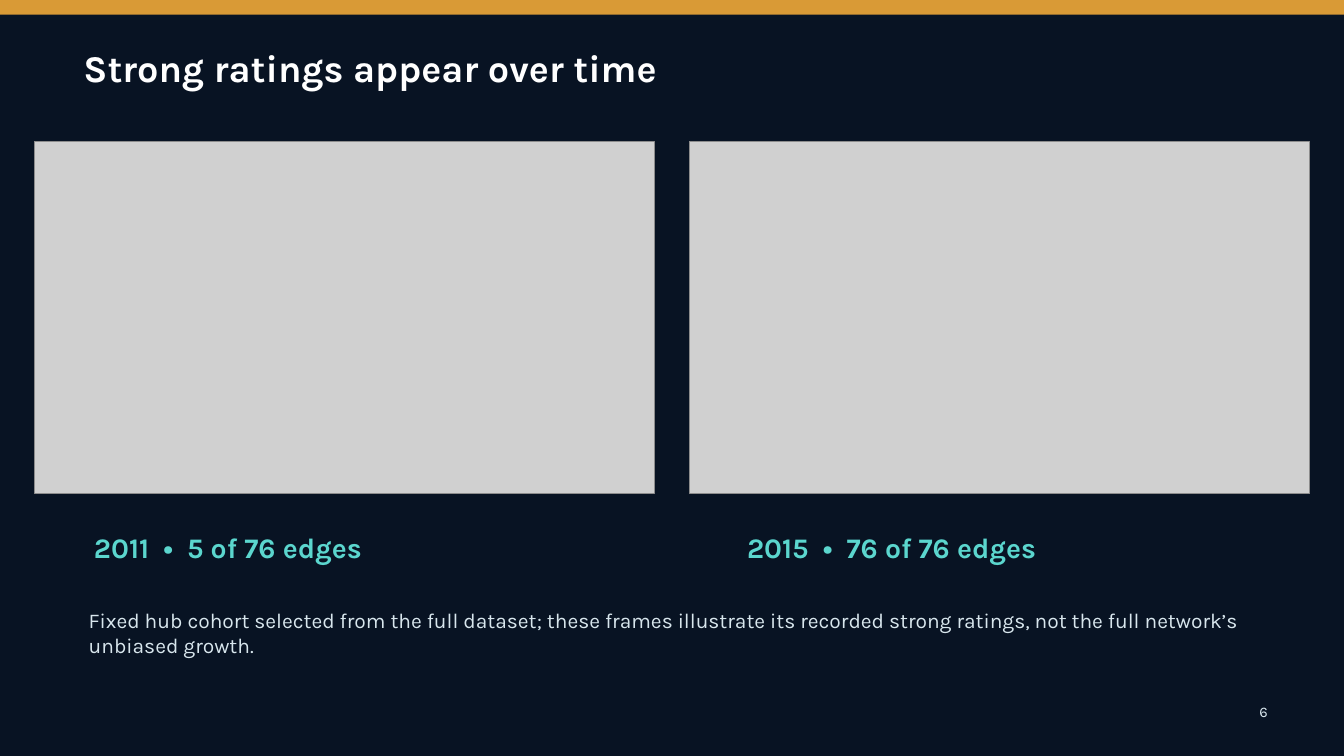
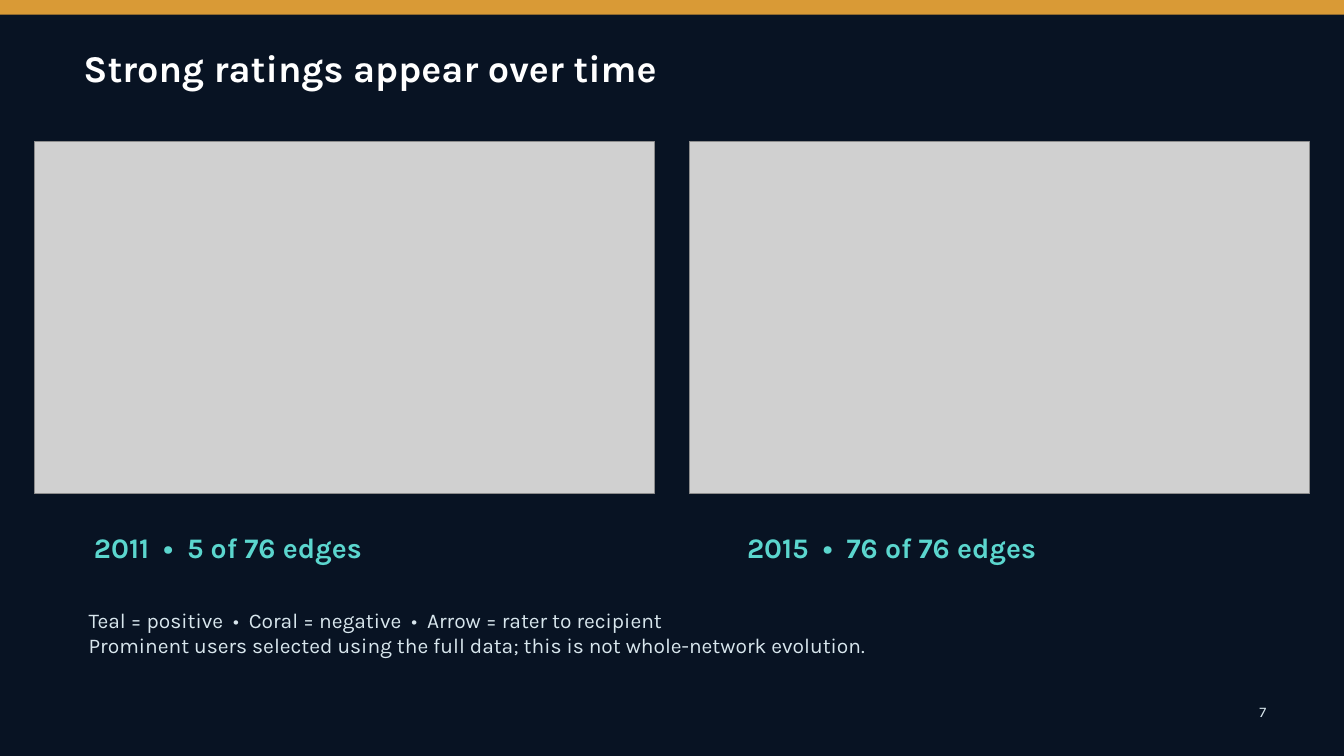
Before and after one commit to O-2wice/bitcoin-otc-trust-network-science, a slide deck: slide 7 of presentation/bitcoin_otc_network_science.pptx (slide 6 before the commit). Drawn at 1344x756 pixels with LibreOffice and Linux fonts; fonts in the diff are those of the drawing; grey boxes stand for pictures. Boxes give left, top, right and bottom in pixels: in the first picture for what was removed or moved away, otherwise in the second. Text is boxed around its words. In the diff, an @@ line names an element or a change of style, - is before the commit and + after.

```diff
--- a/presentation/bitcoin_otc_network_science.pptx
+++ b/presentation/bitcoin_otc_network_science.pptx
@@ text at (x1=89, y1=613, x2=864, y2=658): text changed @@
-Fixed hub cohort selected from the full dataset; these frames illustrate its recorded strong ratings, not the full network’s unbiased growth.
+Teal = positive • Coral = negative • Arrow = rater to recipient
+Prominent users selected using the full data; this is not whole-network evolution.
@@ text at (x1=1259, y1=707, x2=1266, y2=717): text changed @@
-6
+7
```
Also in this commit, not shown: 8 other slides changed, 5 slides added, 4 slides removed, 1 other file.
